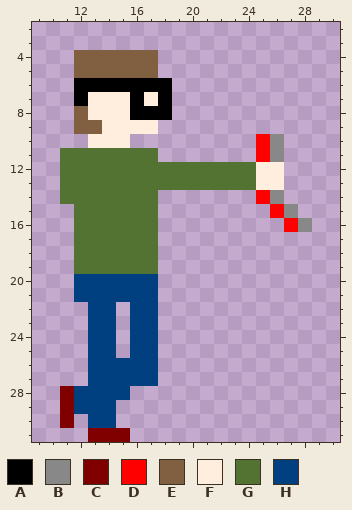
A pixel-art sprite gets an edit: Images/Bill/running_2.png. Above: the version before the commit.
The file is 128x128 pixels, drawn in blocks of 4x4; one block is one cell here. Shown: x 9..30, y 2..31.
Palette (. is transparent): A #000000  B #888888  C #800000  D #ff0000  E #806040  F #ffeedd  G #537333  H #004080
Pixels before, first column x 11:
 4 .EEEEEE...........
 5 .EEEEEE...........
 6 .AAAAAAA..........
 7 .AFFFAFA..........
 8 .EFFFAAA..........
 9 .EEFFFF...........
10 ..FFF.........DB..
11 GGGGGGG.......DB..
12 GGGGGGGGGGGGGGFF..
13 GGGGGGGGGGGGGGFF..
14 GGGGGGG.......DB..
15 .GGGGGG........DB.
16 .GGGGGG.........DB
17 .GGGGGG...........
18 .GGGGGG...........
19 .GGGGGG...........
20 .HHHHHH...........
21 .HHHHHH...........
22 ..HH.HH...........
23 ..HH.HH...........
24 ..HH.HH...........
25 ..HH.HH...........
26 ..HHHHH...........
27 ..HHHHH...........
28 CHHHH.............
29 CHHH..............
30 C.HH..............
31 ..CCC.............
New version:
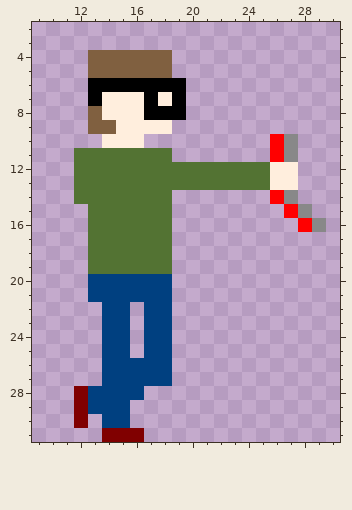
Difference:
Changed rows in their new state; - is an unchanged pixel.
first column x 11:
 4 -.-----E-----------
 5 -.-----E-----------
 6 -.------A----------
 7 -.A--FAFA----------
 8 -.E--F--A----------
 9 -.-E---F-----------
10 --.--F--------.DB--
11 .------G------.DB--
12 .-------------G-F--
13 .-------------G-F--
14 .------G------.DB--
15 -.-----G-------.DB-
16 -.-----G--------.DB
17 -.-----G-----------
18 -.-----G-----------
19 -.-----G-----------
20 -.-----H-----------
21 -.-----H-----------
22 --.-H.-H-----------
23 --.-H.-H-----------
24 --.-H.-H-----------
25 --.-H.-H-----------
26 --.----H-----------
27 --.----H-----------
28 .C---H-------------
29 .C--H--------------
30 .C.-H--------------
31 --.--C-------------
Boxes around the changes in both pictures, in picture pixels (x1, y1, x2, y2):
changed: (60, 50, 186, 442)
changed: (256, 134, 326, 232)
